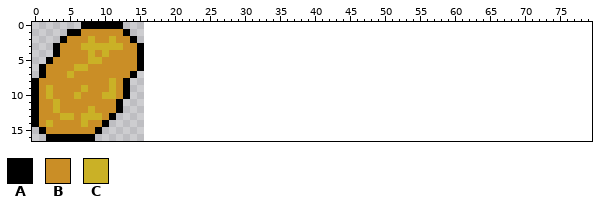
Edited in one commit: sprite sheet (feed me/assets/nugget.png). Above, as it was before the edit.
The file is 32x34 pixels, drawn in blocks of 2x2; one block is one cell here. The old version is drawn lined up with the new one, on the new canvas.
Palette (. is transparent): A #000000  B #ca8e26  C #cab126
Pixels before, first column x 0:
 0 .......AAAAAA...
 1 .....AABBBBBBA..
 2 ....ABBBCBBCBBA.
 3 ...ABBBCCCCCCBBA
 4 ...ABBBBCBCBBBBA
 5 ..ABBBBBCCBBBBBA
 6 .ABBBBCCBBBBBBBA
 7 .ABBBCBBBBBBBBA.
 8 ABBBBBBBBBBCBA..
 9 ABCBBBBCBBBCBA..
10 ABCBBBCBBBCCBA..
11 ABBCBBBBBBBBA...
12 ABBCBBBBCBBBA...
13 ABBBCCBCCCBA....
14 ABCBBBBCBBA.....
15 .ABBBBBBBA......
16 ..AAAAAAA.......
And afterwards:
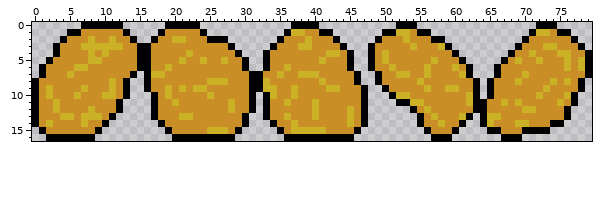
Difference:
canvas 16x17 -> 80x17
There is now colour A in row 0 at x 19 to 23, 37 to 40, 52 to 54 and 72 to 74; in row 1 at x 18, 24, 36, 41 to 42, 50 to 51, 55 to 56, 71 and 75 to 76; in row 2 at x 17, 25 to 27, 35, 43, 49, 57 to 58, 70 and 77; in row 3 at x 16, 28, 34, 44, 48, 59, 69 and 78; in row 4 at x 16, 29, 33, 45, 48, 60, 68 and 79; in row 5 at x 16, 30, 33, 45, 48, 61, 67 and 79.
There is now colour A in row 6 at x 16, 30, 33, 45, 48, 62, 66 and 79; in row 7 at x 16, 31 to 32, 46, 49, 62, 66 and 79; in row 8 at x 16, 31 to 32, 46, 49, 63, 65 and 78; in row 9 at x 16, 31 to 32, 47, 50, 63, 65 and 78; in row 10 at x 17, 31, 33, 47, 51, 63, 65 and 77; in row 11 at x 17, 31, 33, 47, 52 to 53, 63 to 64 and 77.
There is now colour A in row 12 at x 17, 31, 33, 47, 54, 63 to 64 and 76; in row 13 at x 17, 30, 33, 47, 55, 62, 64 and 76; in row 14 at x 18, 30, 34, 47, 55, 61, 64 and 74 to 75; in row 15 at x 19, 29, 35, 46, 56, 60, 65 to 66 and 70 to 73; in row 16 at x 20 to 28, 36 to 45, 57 to 59 and 67 to 69.
There is now colour B in row 1 at x 19 to 23, 39 to 40, 54 and 74; in row 2 at x 18 to 19, 22 to 24, 36 to 38, 40 to 42, 50 to 52, 54 to 56 and 71 to 76; in row 3 at x 17 to 27, 35 to 37, 40 to 43, 49 to 53, 55 to 57, 70 to 72 and 75 to 77; in row 4 at x 17 to 21, 23 to 28, 34 to 41, 44, 49, 51 to 59, 69 to 70, 72 to 74 and 77 to 78; in row 5 at x 17 to 20, 22 to 23, 25 to 26, 28 to 29, 34 to 40, 42 to 44, 49, 51 to 56, 58 to 60, 68, 70 to 71, 73 to 75 and 77; in row 6 at x 17 to 18, 20 to 29, 34 to 35, 37 to 44, 49 to 50, 52 to 55, 57 to 59, 61, 67 to 75 and 77.
There is now colour B in row 7 at x 19 to 30, 33 to 34, 36 to 37, 41 to 45, 50 to 51, 54 to 55, 57 to 60, 67 to 69 and 71 to 78; in row 8 at x 17 to 24, 28 to 30, 34 to 40, 42 to 45, 50 to 54, 56 to 62, 66 to 68, 70 to 73, 75 and 77; in row 9 at x 17 to 18, 20, 22, 25 to 30, 35 to 36, 38 to 41, 44 to 46, 51 to 55, 57 to 58, 61 to 62, 66 to 72 and 74 to 77; in row 10 at x 18, 20 to 24, 26 to 30, 35 to 36, 38 to 46, 54 to 61, 66 to 71 and 73 to 75; in row 11 at x 18 to 19, 21 to 27, 29 to 30, 34 to 35, 37 to 39, 41 to 46, 56 to 61, 65 to 66, 68, 70 to 74 and 76; in row 12 at x 18 to 27, 29 to 30, 34 to 39, 41 to 44, 46, 55, 57 to 62, 65 to 69 and 72 to 75.
There is now colour B in row 13 at x 18 to 20, 23 to 29, 34 to 35, 37 to 39, 41 to 44, 46, 56, 58 to 60 and 67 to 75; in row 14 at x 19 to 29, 35 to 36, 38 to 44, 46, 56 to 57, 59 to 60, 66 to 68 and 71 to 73; in row 15 at x 20 to 24, 28, 36, 42 to 45, 57 to 59 and 67 to 69.
There is now colour C in row 1 at x 37 to 38, 52 to 53 and 72 to 73; in row 2 at x 20 to 21, 39 and 53; in row 3 at x 38 to 39, 54, 58 and 73 to 74; in row 4 at x 22, 42 to 43, 50, 71 and 75 to 76; in row 5 at x 21, 24, 27, 41, 50, 57, 69, 72, 76 and 78; in row 6 at x 19, 36, 51, 56, 60, 76 and 78.
There is now colour C in row 7 at x 17 to 18, 35, 38 to 40, 52 to 53, 56, 61 and 70; in row 8 at x 25 to 27, 33, 41, 55, 69, 74 and 76; in row 9 at x 19, 21, 23 to 24, 33 to 34, 37, 42 to 43, 56, 59 to 60 and 73; in row 10 at x 19, 25, 34, 37, 52 to 53, 62, 72 and 76; in row 11 at x 20, 28, 36, 40, 54 to 55, 62, 67, 69 and 75; in row 12 at x 28, 40, 45, 56 and 70 to 71.
There is now colour C in row 13 at x 21 to 22, 36, 40, 45, 57, 61 and 65 to 66; in row 14 at x 37, 45, 58, 65 and 69 to 70; in row 15 at x 25 to 27 and 37 to 41.
Changed places in both pictures, as pixel boxes (x1, y1, x2, y2):
added: (144, 22, 592, 141)
